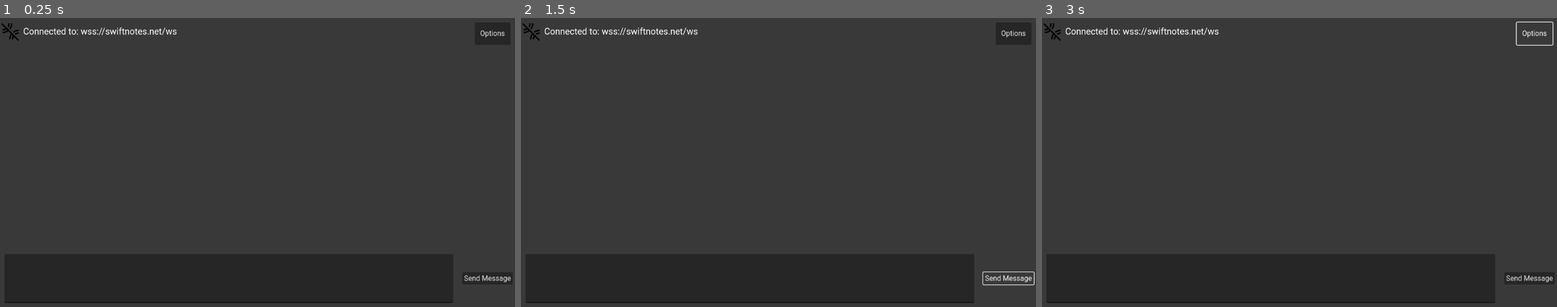
Above: before the commit, frames 1-3 (left to right).
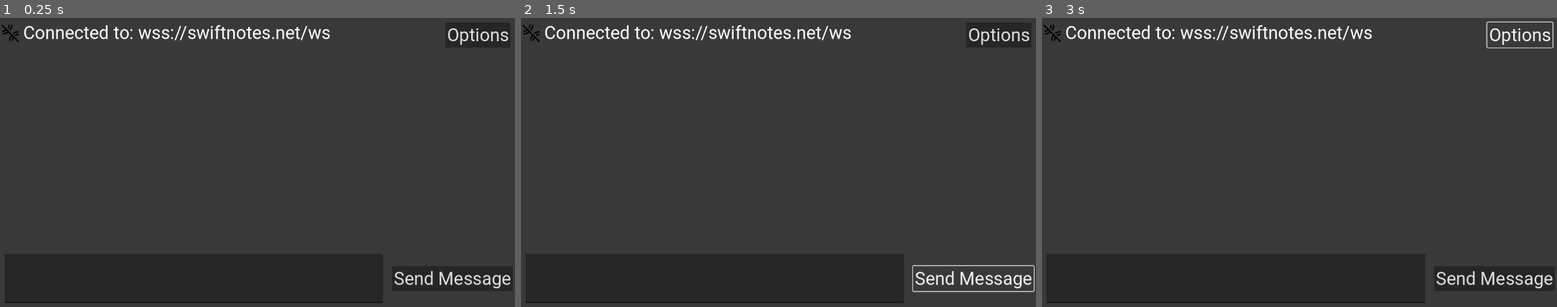
Above: after the commit, the same moments.

Repository: wilcockj/GodotChatClient
Game: Godot game, scene res://scenes/MainChat/MainChat.tscn
The game is run twice, just before and just after one commit, with the same random seed, the same clock (stepped at 60 frames per second) and the same inputs.
Inputs:
- Up to frame 1 (0.25 s): no input
- Up to frame 2 (1.5 s): click "Send Message" at 0.5 s; click "Send Message" at 1.25 s
- Up to frame 3 (3 s): click "Send Message" at 2 s; click "Options" at 2.75 s

The runs differ from the first frame. In frame 1, 2.0% of the frame differs, in the area x 0-100%, y 1-99%; in frame 2, 2.3%; in frame 3, 2.1%.

Commit message:
upped font size

Diff:
--- a/scenes/MainChat/MainChat.gd
+++ b/scenes/MainChat/MainChat.gd
@@ -120,20 +120,21 @@
 
 func _process(_delta):
 	if is_virtual_keyboard_shown() and not virtual_keyboard_handled:
-		bottom_menu_size = DisplayServer.get_display_safe_area().size.y - gui_vbox.size.y
-		var bottom_padding = 20
-		bottom_menu_size -= bottom_padding
-		var timer = Timer.new()
-		timer.wait_time = 0.2
-		timer.one_shot = true
-		# Add the timer to the current scene
-		self.add_child(timer)
-		# Start the timer
-		timer.start()
-		# Connect the timer's timeout signal to a function
-		timer.connect("timeout",_subtract_keyboard_height_deferred.bind(timer))
-		#_subtract_keyboard_height_deferred()
-		virtual_keyboard_handled = true
+		if DisplayServer.virtual_keyboard_get_height() > 30:
+			bottom_menu_size = DisplayServer.get_display_safe_area().size.y - gui_vbox.size.y
+			var bottom_padding = 20
+			bottom_menu_size -= bottom_padding
+			var timer = Timer.new()
+			timer.wait_time = 0.3 # have to wait for keyboard to be fully deployed
+			timer.one_shot = true
+			# Add the timer to the current scene
+			self.add_child(timer)
+			# Start the timer
+			timer.start()
+			# Connect the timer's timeout signal to a function
+			timer.connect("timeout",_subtract_keyboard_height_deferred.bind(timer))
+			#_subtract_keyboard_height_deferred()
+			virtual_keyboard_handled = true
 	elif not is_virtual_keyboard_shown() and virtual_keyboard_handled:
 		_adjust_gui_vbox_size(virtual_keyboard_height-bottom_menu_size)
 		virtual_keyboard_handled = false
--- a/scenes/MainChat/MainChat.tscn
+++ b/scenes/MainChat/MainChat.tscn
@@ -49,7 +49,7 @@
 layout_mode = 2
 size_flags_horizontal = 3
 theme_override_fonts/font = ExtResource("3_4h8rv")
-theme_override_font_sizes/font_size = 20
+theme_override_font_sizes/font_size = 40
 
 [node name="MarginContainer" type="MarginContainer" parent="CanvasLayer/Control/VBoxContainer/StatusBar"]
 layout_mode = 2
@@ -62,6 +62,7 @@
 custom_minimum_size = Vector2(80, 50)
 layout_mode = 2
 size_flags_horizontal = 8
+theme_override_font_sizes/font_size = 40
 text = "Options"
 
 [node name="ScrollContainer" type="ScrollContainer" parent="CanvasLayer/Control/VBoxContainer"]
@@ -93,6 +94,7 @@
 
 [node name="TextEntry" type="TextEdit" parent="CanvasLayer/Control/VBoxContainer/HBoxContainer/MarginContainer2"]
 layout_mode = 2
+theme_override_font_sizes/font_size = 40
 wrap_mode = 1
 
 [node name="MarginContainer" type="MarginContainer" parent="CanvasLayer/Control/VBoxContainer/HBoxContainer"]
@@ -104,6 +106,7 @@
 layout_mode = 2
 size_flags_horizontal = 2
 size_flags_vertical = 4
+theme_override_font_sizes/font_size = 40
 text = "Send Message
 "
 
Not shown, changed: export_presets.cfg
